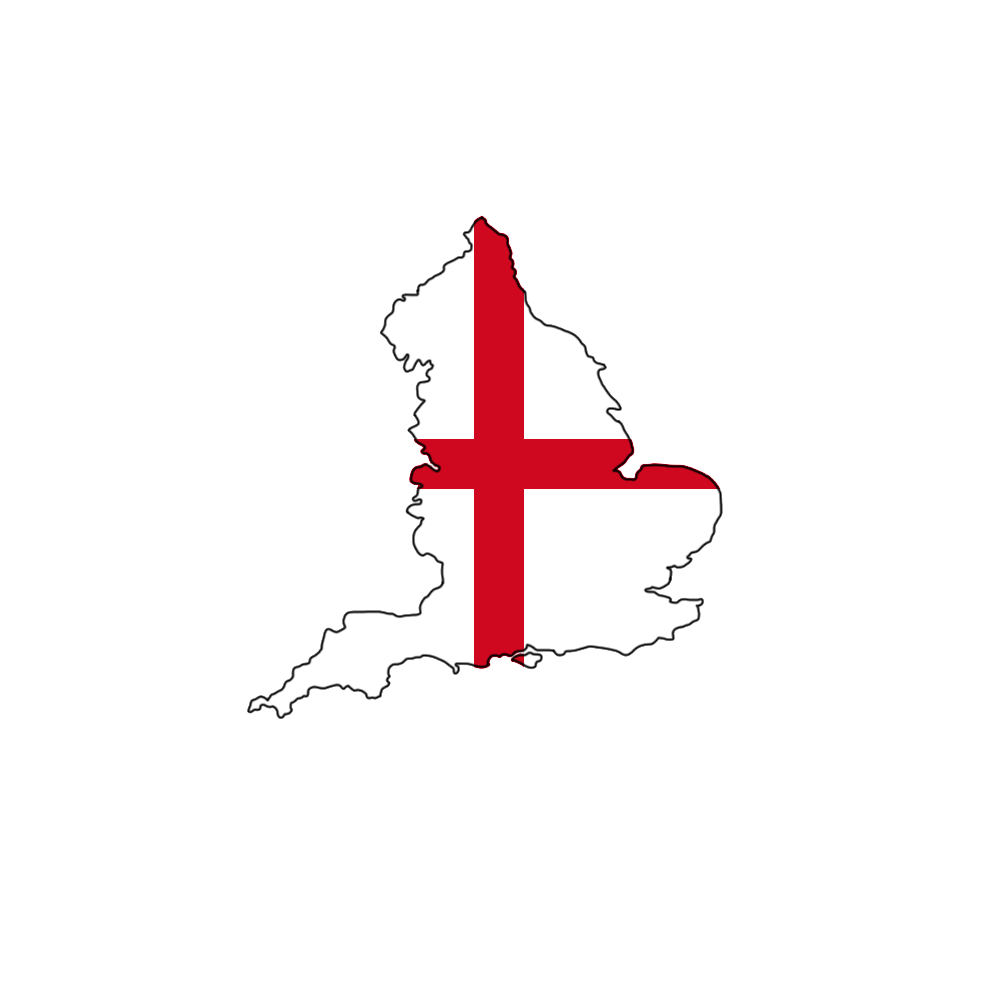
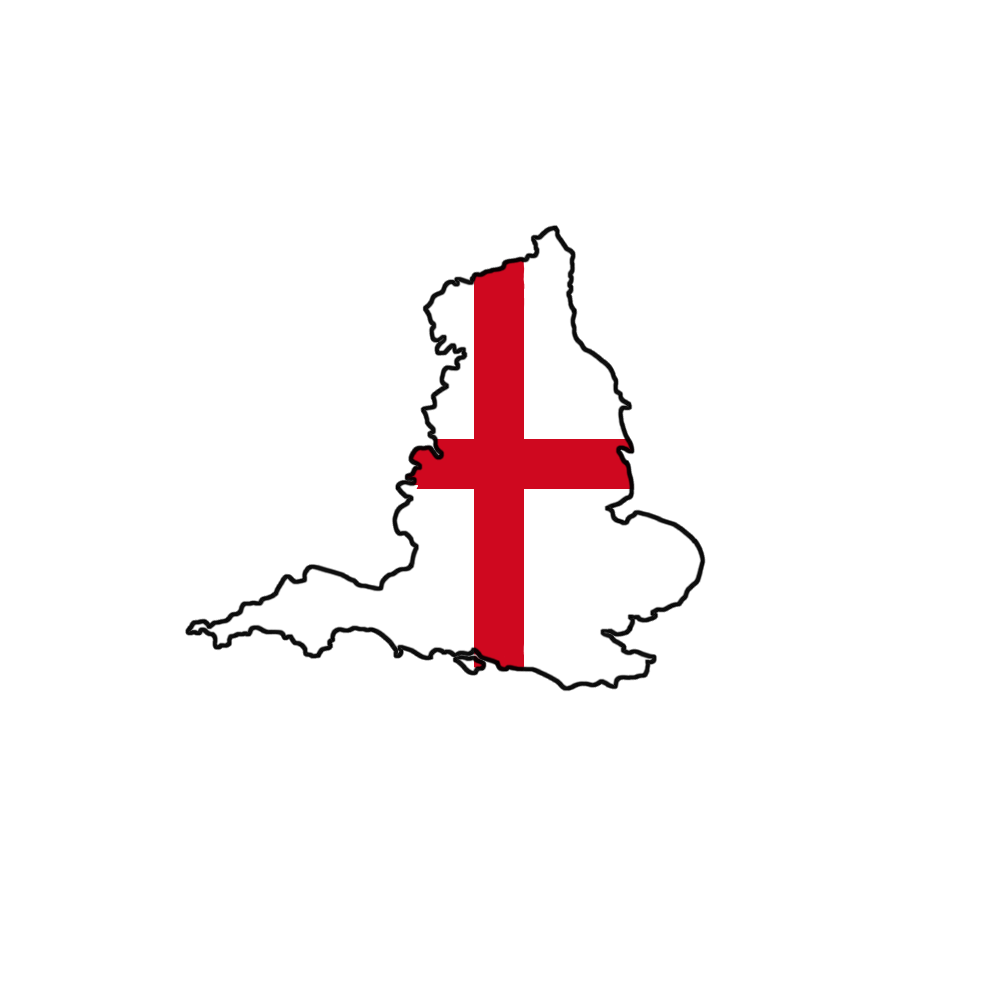
Layered file, before and after one edit (1000x1000). Changes by layer:
painted on "outline" over [185, 216, 723, 719]
painted on "color" over [186, 215, 723, 719]
painted on "white" over [186, 216, 723, 719]
